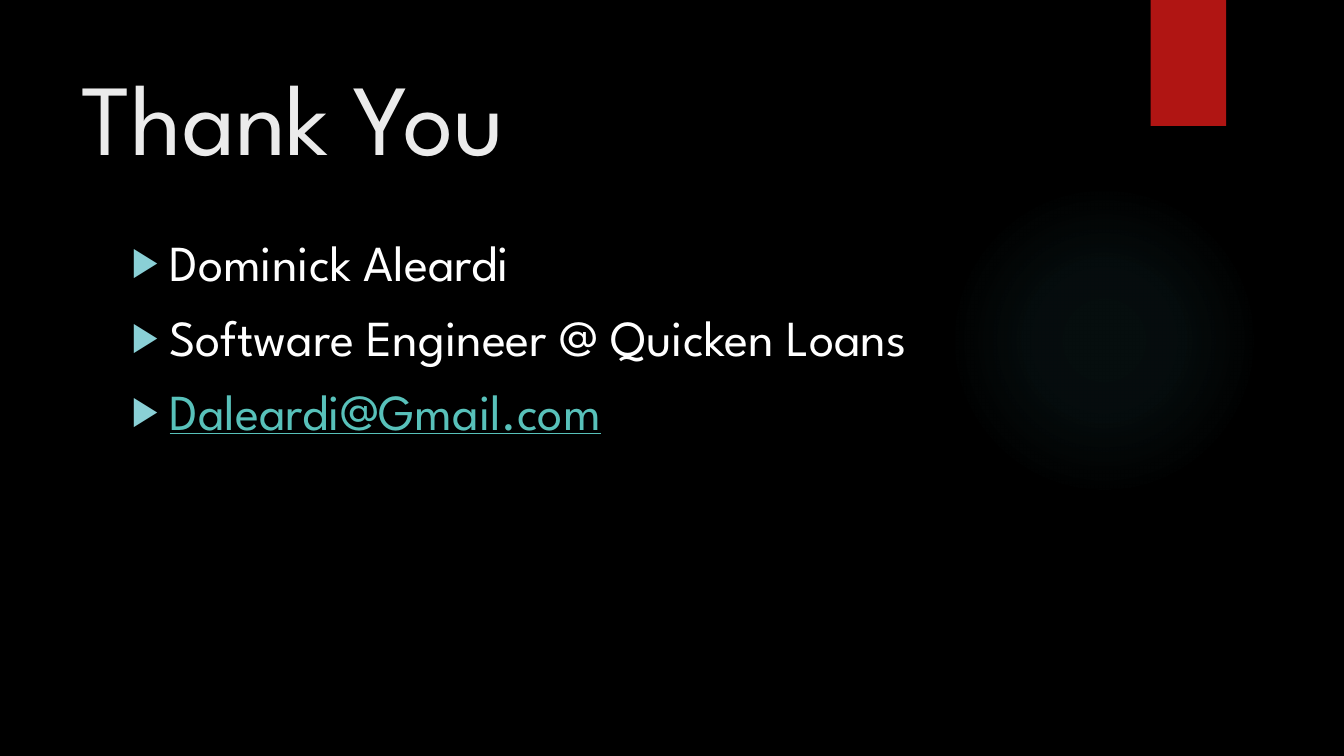
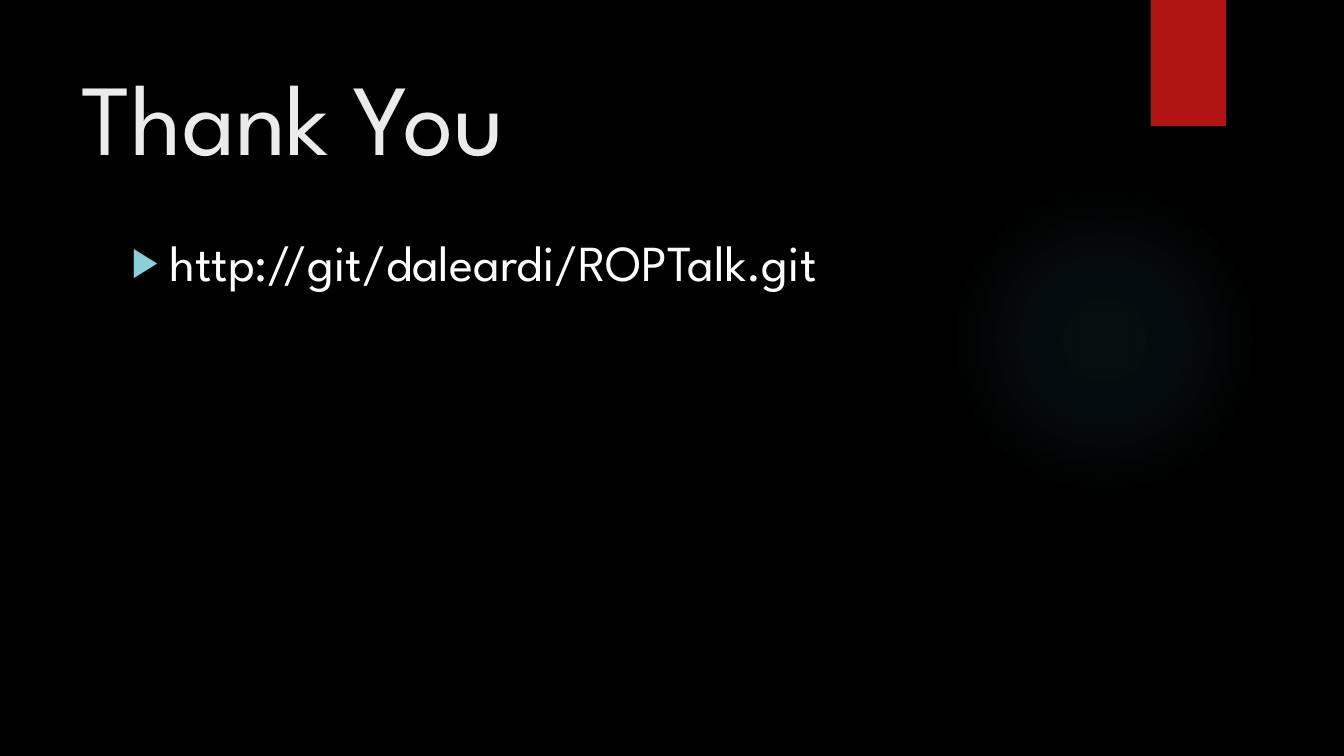
Before and after one commit to daleardi/roptalk, a slide deck: slide 29 of ROP SCC talk.pptx (slide 28 before the commit). Drawn at 1344x756 pixels with LibreOffice and Linux fonts; fonts in the diff are those of the drawing; background and template pictures are left out. Boxes give left, top, right and bottom in pixels: in the first picture for what was removed or moved away, otherwise in the second. Text is boxed around its words. In the diff, an @@ line names an element or a change of style, - is before the commit and + after.

Commit message:
added link to git

```diff
--- a/ROP SCC talk.pptx
+++ b/ROP SCC talk.pptx
@@ text at [170,246,817,292]: text changed @@
-▶ Dominick Aleardi
-▶ Software Engineer @ Quicken Loans
-▶ Daleardi@Gmail.com
+▶ http://git/daleardi/ROPTalk.git
```
